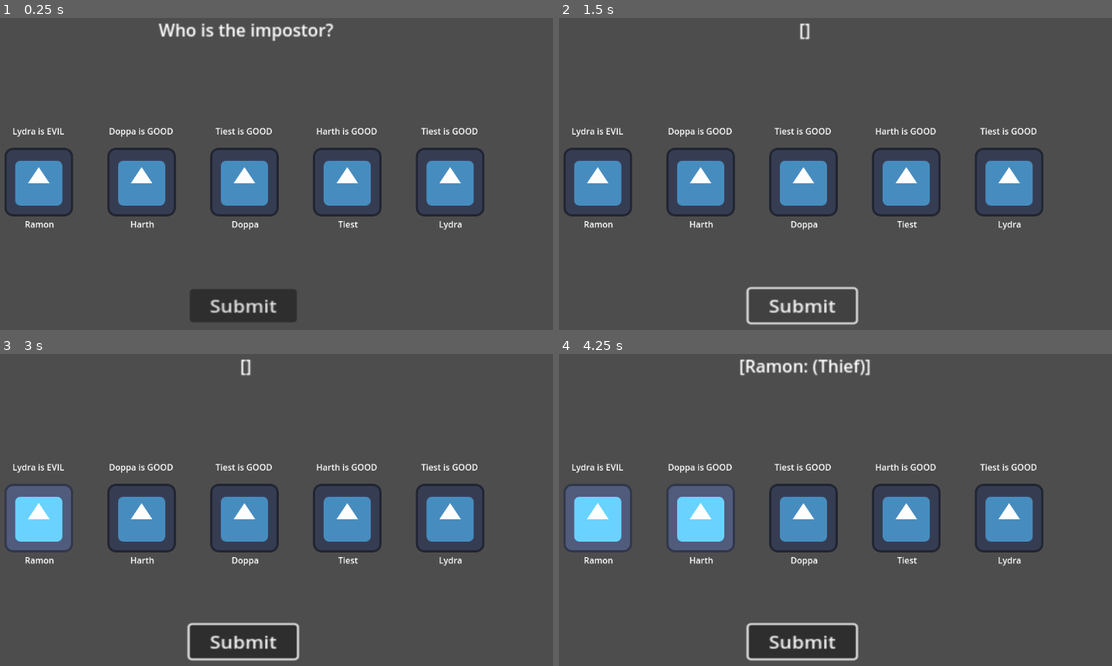
Above: before the commit, frames 1-4 (two rows, left to right).
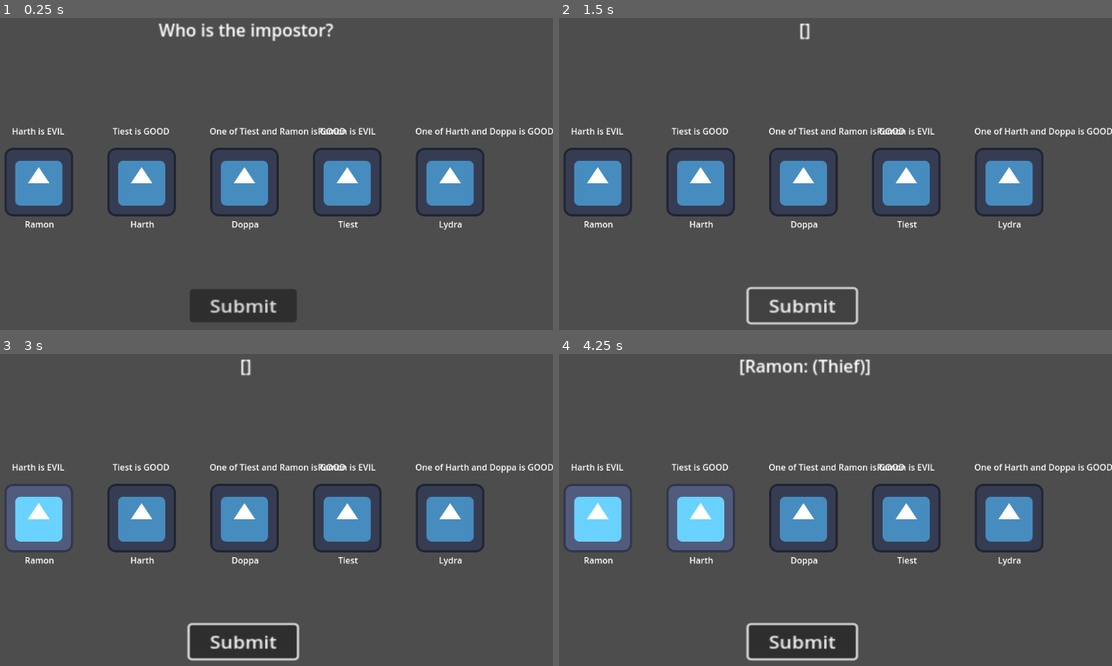
Above: after the commit, the same moments.

Repository: vbAarav/school-snatcher
Game: Godot game, scene res://Scenes/main.tscn
Two runs of this game, one before a commit and one after it. Both use one fixed random seed, a clock stepped at 60 frames per second and the inputs below. The engine's default icon, where the game draws it, is replaced by a stand-in: a white triangle on a blue panel in a dark square.
Inputs (mouse positions are in pixels of both pictures, inside the frame that each line leads up to):
- Up to frame 1 (0.25 s): no input
- Up to frame 2 (1.5 s): click "Submit" at 0.5 s; click "Submit" at 1.25 s
- Up to frame 3 (3 s): click "Submit" at 2 s; tap Enter at 2.75 s; move the mouse to (38, 516) at 2.77 s; click (38, 516) at 2.92 s
- Up to frame 4 (4.25 s): tap Space at 3.5 s; move the mouse to (702, 516) at 3.52 s; click (702, 516) at 3.67 s

The runs differ from the first frame. In frame 1, 1.0% of the frame differs, in the area x 2-100%, y 35-39%; in frame 2, 1.0%; in frame 3, 1.0%; in frame 4, 1.0%.

Commit message:
Created Statements Scripts + Added More Statements

Diff:
--- /dev/null
+++ b/Scripts/statement.gd
@@ -0,0 +1,58 @@
+extends Resource
+class_name Statement
+
+
+func show_statement(student: Student, game: StudentsManager):
+	var statements = [
+		one_alignment,
+		between_two_alignment
+	]
+
+	statements.pick_random().call(student, game)
+
+
+func one_alignment(student: Student, game: StudentsManager):
+	var others = game.students.filter(func(x): return x != student)
+	var target: Student = others.pick_random()
+
+	var target_alignment = target.alignment
+
+	if student.alignment == Alignment.StudentAlignment.EVIL:
+		target_alignment = Alignment.flip_alignment(target_alignment)
+
+	var statement = "%s is %s" % [
+		target.display_name,
+		Alignment.StudentAlignment.find_key(target_alignment)
+	]
+
+	student.set_current_information(statement)
+
+
+func between_two_alignment(student: Student, game: StudentsManager):
+	var students = game.students.filter(func(x): return x != student)
+
+	var target_one: Student = students.pick_random()
+	var remaining = students.filter(func(x): return x != target_one)
+	var target_two: Student = remaining.pick_random()
+
+	var target_alignment
+
+	if student.alignment == Alignment.StudentAlignment.EVIL:
+		var alignments = Alignment.StudentAlignment.values()
+		var excluded = [target_one.alignment, target_two.alignment]
+		var possible = alignments.filter(func(x): return not excluded.has(x))
+
+		if possible.is_empty():
+			target_alignment = alignments.pick_random()
+		else:
+			target_alignment = possible.pick_random()
+	else:
+		target_alignment = [target_one.alignment, target_two.alignment].pick_random()
+
+	var statement = "One of %s and %s is %s" % [
+		target_one.display_name,
+		target_two.display_name,
+		Alignment.StudentAlignment.find_key(target_alignment)
+	]
+
+	student.set_current_information(statement)
--- a/Scripts/students_manager.gd
+++ b/Scripts/students_manager.gd
@@ -7,6 +7,7 @@
 # Variables
 @export var student_scene: PackedScene
 @export var student_names: Array[String]
+@export var num_impostors: int = 1
 
 var students: Array[Student]
 
@@ -66,12 +67,8 @@
 
 	# Set Information
 	for student: Student in students:
-		var others = students.filter(func(x): return x != student)
-		var target: Student = others[randi() % others.size()]
-		var target_alignment = target.alignment
-		if student.alignment ==  Alignment.StudentAlignment.EVIL:
-			target_alignment =  Alignment.flip_alignment(target_alignment)
-		student.set_current_information(target.display_name + " is " + str( Alignment.StudentAlignment.find_key(target_alignment)))
+		var s = Statement.new()
+		s.show_statement(student, self)
 
 
 # On Signals
Not shown, added: Scripts/statement.gd.uid
